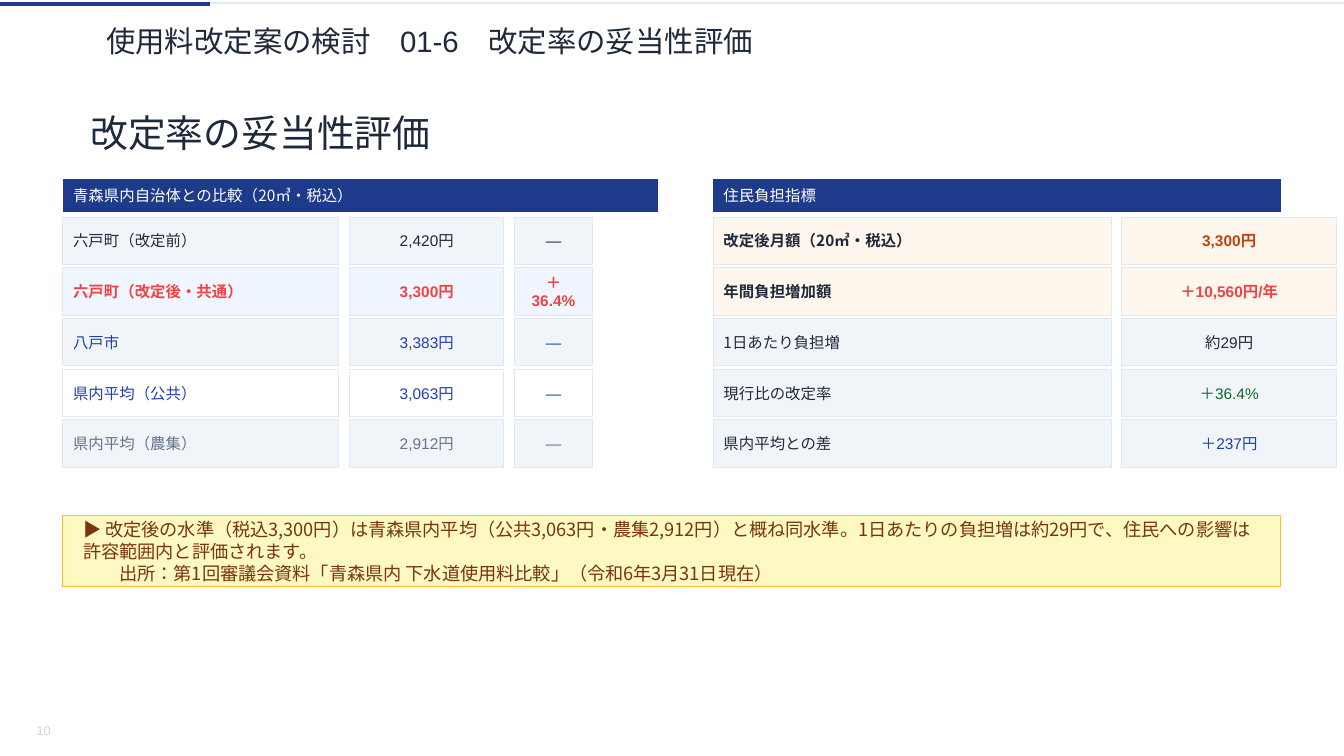
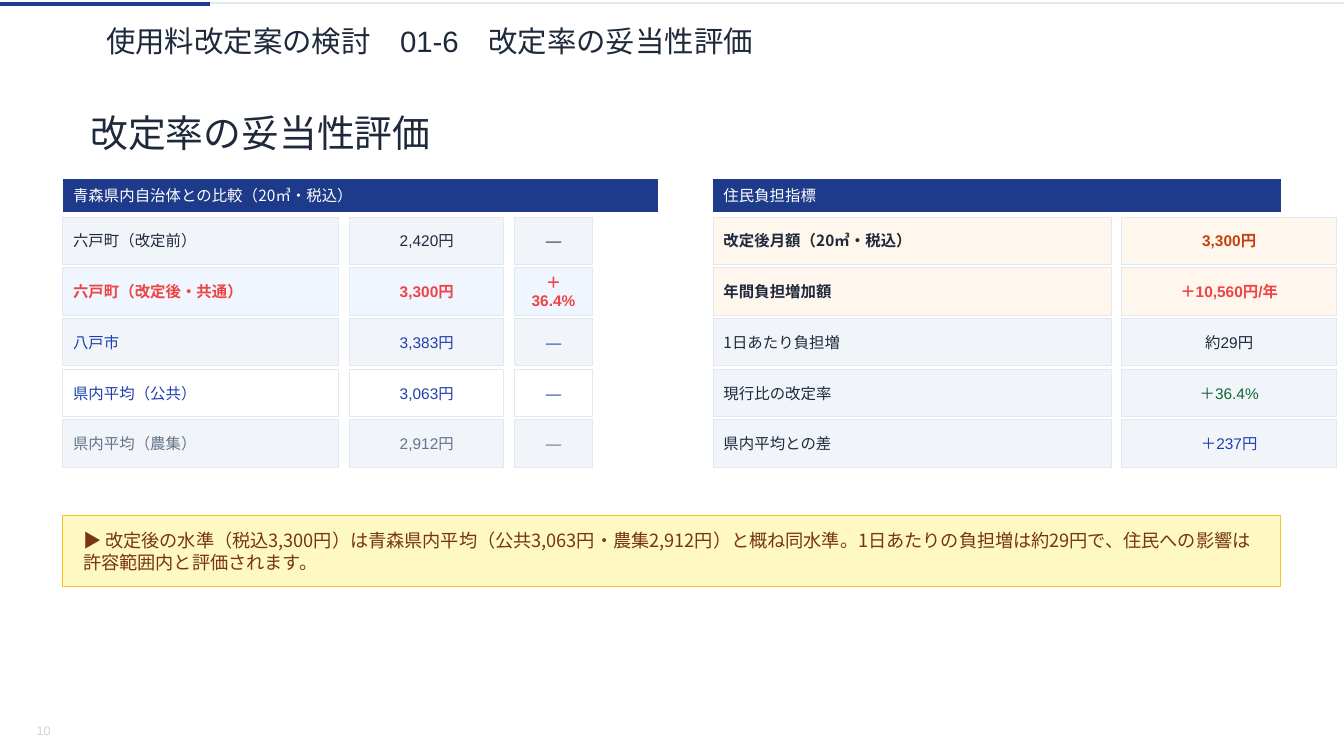
Before and after one commit to ryowakayama-gif/repository, a slide deck: slide 10 of rokko_sewage_council/output/六戸町_第2回審議会資料.pptx. Drawn at 1344x756 pixels with LibreOffice and Linux fonts; fonts in the diff are those of the drawing. Boxes give left, top, right and bottom in pixels: in the first picture for what was removed or moved away, otherwise in the second. Text is boxed around its words. In the diff, an @@ line names an element or a change of style, - is before the commit and + after.

```diff
--- a/rokko_sewage_council/output/六戸町_第2回審議会資料.pptx
+++ b/rokko_sewage_council/output/六戸町_第2回審議会資料.pptx
@@ text in freeform shape at bbox=[119, 564, 773, 582]: paragraph removed @@
-出所：第1回審議会資料「青森県内 下水道使用料比較」（令和6年3月31日現在）
```
Also in this commit, not shown: 19 other slides changed, 4 slides added, 3 other files.
